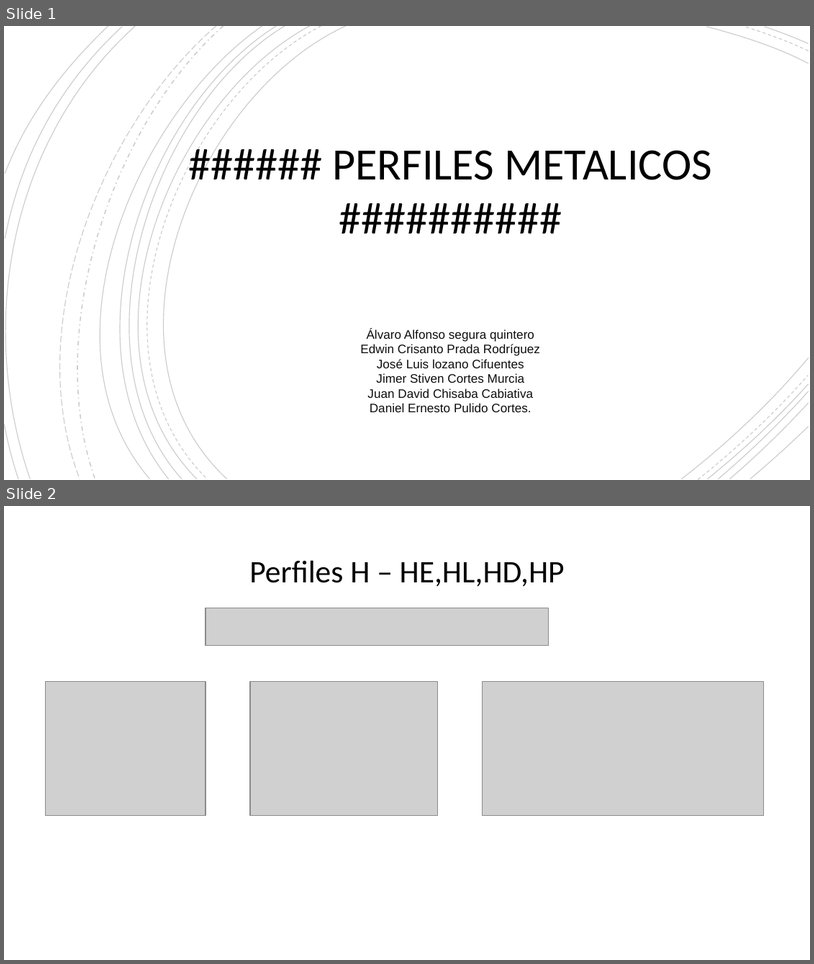
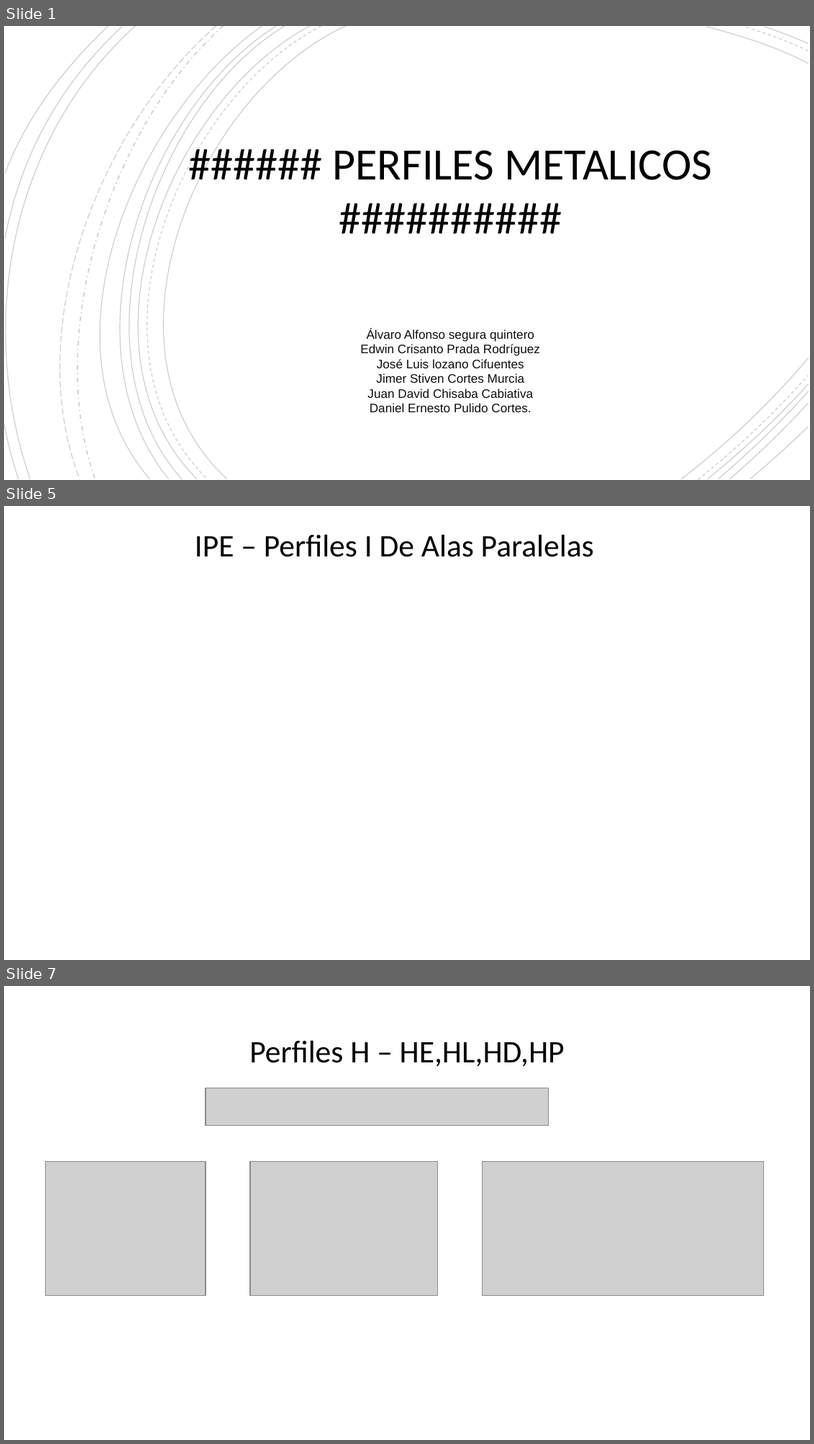
Before and after one commit to DanielPulido026/Carpinteria, a slide deck: Perfiles metalicos.pptx. Shown one above the other, each under a label of ours: slides 1 and 2 before the commit, slides 1, 5 and 7 after it; the slides between them are not shown. The pictures are 814x964 and 814x1444 pixels, drawn with LibreOffice and Linux fonts; fonts in the diff are those of the drawing; grey boxes stand for pictures; background and template pictures are left out. Boxes give left, top, right and bottom in pixels: in the first picture for what was removed or moved away, otherwise in the second. Text is boxed around its words. In the diff, an @@ line names an element or a change of style, - is before the commit and + after.

```diff
--- a/Perfiles metalicos.pptx
+++ b/Perfiles metalicos.pptx
@@ slide 5 added at <box>4,506,810,960</box>, background picture (left out) @@
@@ text added at <box>195,534,594,557</box>, 28 pt, text #000000 @@
+IPE – Perfiles I De Alas Paralelas
@@ what was slide 2 is now slide 7 @@
```
Also in this commit, not shown: 10 other slides added, 1 slide removed.
